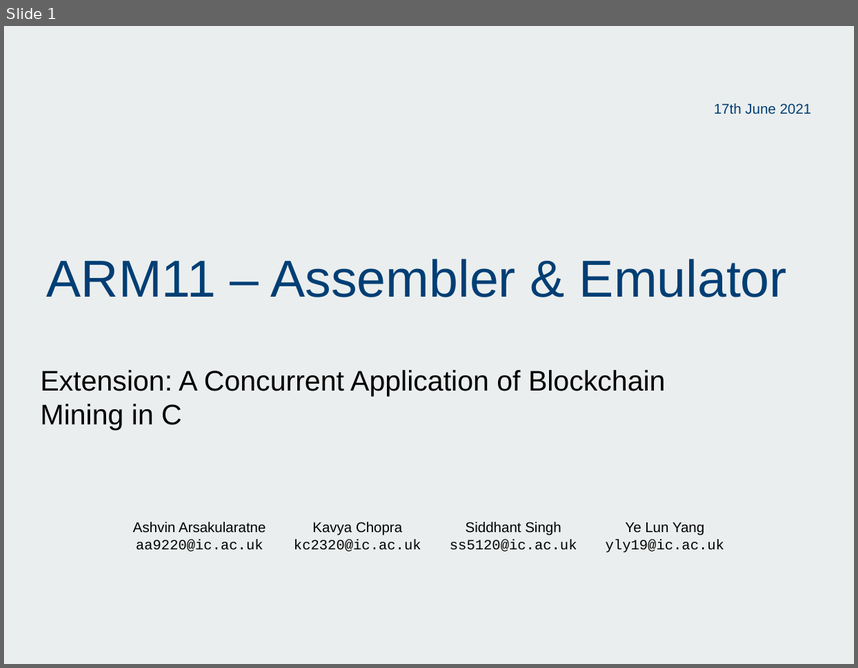
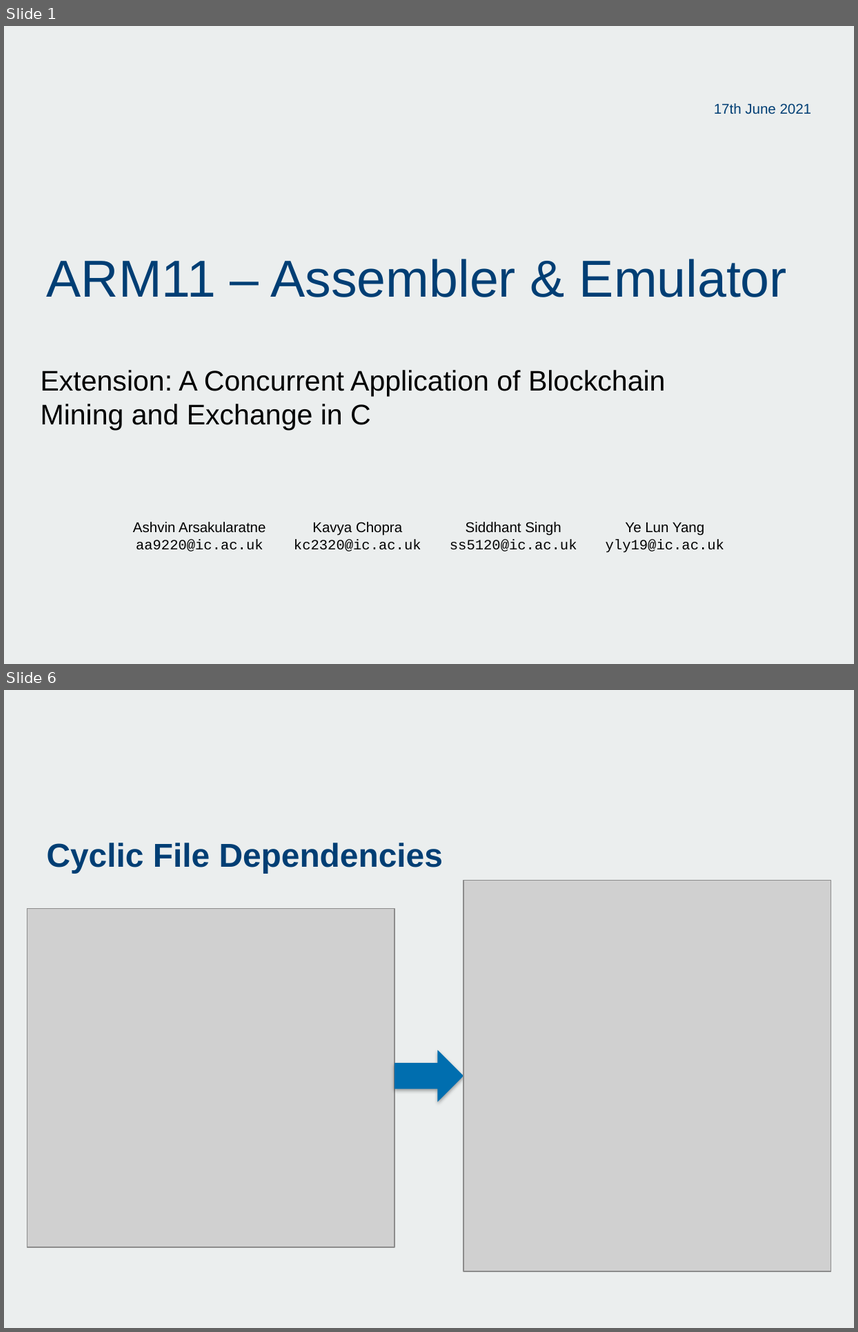
Before and after one commit to SiddhantSingh15/ImpCoin, a slide deck: doc/Group 02.pptx. Shown one above the other, each under a label of ours: slide 1 before the commit, slides 1 and 6 after it; the slides between them are not shown. The pictures are 858x668 and 858x1332 pixels, drawn with LibreOffice and Linux fonts; fonts in the diff are those of the drawing; grey boxes stand for pictures; background and template pictures are left out. Boxes give left, top, right and bottom in pixels: in the first picture for what was removed or moved away, otherwise in the second. Text is boxed around its words. In the diff, an @@ line names an element or a change of style, - is before the commit and + after.

```diff
--- a/doc/Group 02.pptx
+++ b/doc/Group 02.pptx
@@ slide 6 added at box(4, 690, 854, 1328), background picture (left out) @@
@@ title added at box(47, 842, 443, 874), 28 pt, text #003E74, bold @@
+Cyclic File Dependencies
@@ picture added at box(464, 880, 831, 1272) @@
@@ picture added at box(27, 909, 394, 1248) @@
@@ right arrow added at box(394, 1049, 463, 1101), fill #006EAF @@
@@ slide 1 changed as well @@
@@ subtitle at box(41, 370, 666, 430): text changed @@
-Extension: A Concurrent Application of Blockchain Mining in C
+Extension: A Concurrent Application of Blockchain Mining and Exchange in C
```
Also in this commit, not shown: 4 other slides added, 8 slides removed.
